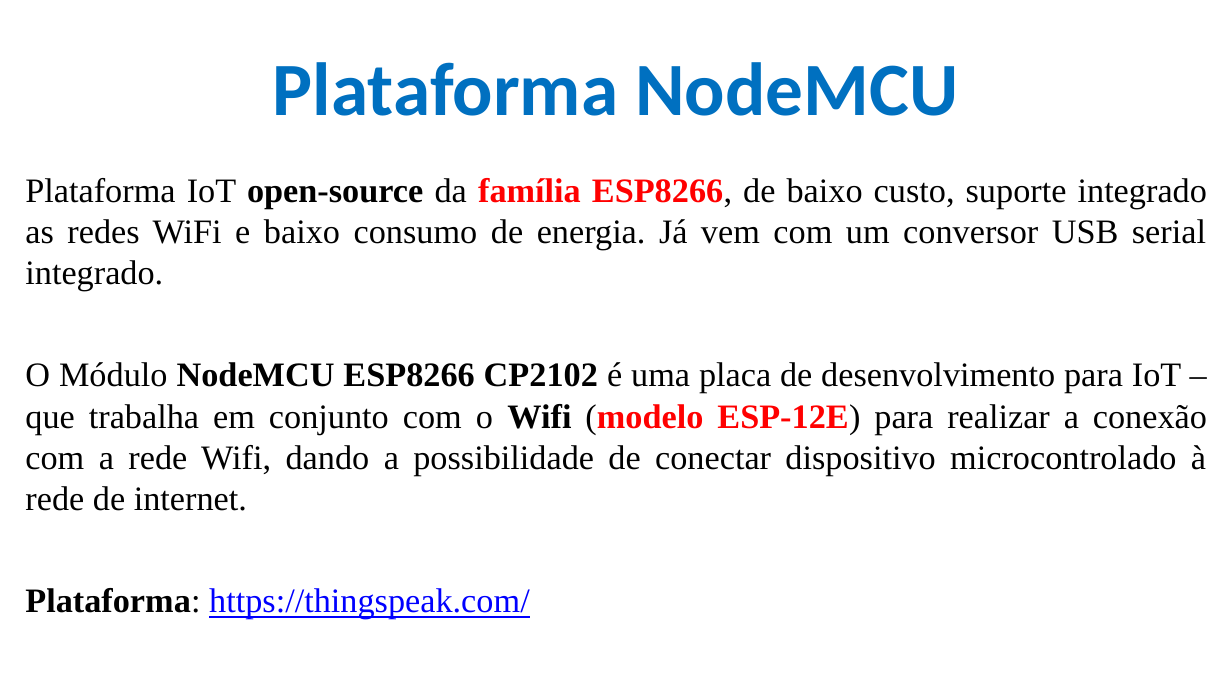
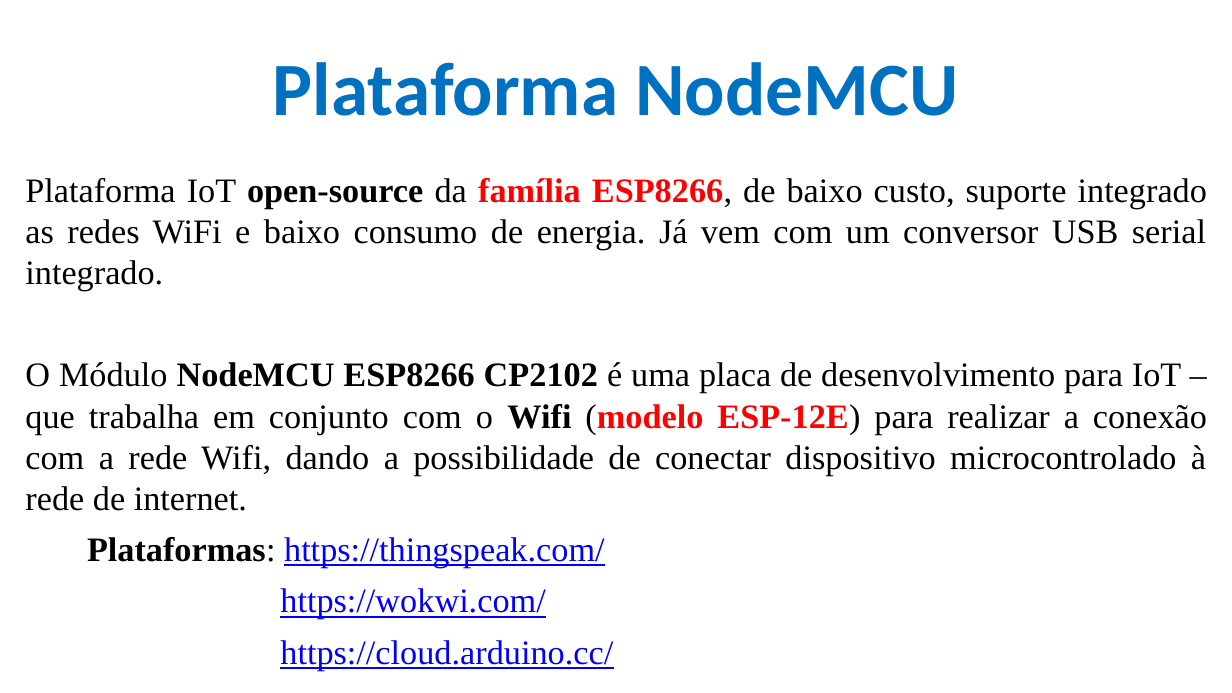
Before and after one commit to CloudEducationBrazil/WydenArea1AplicacaoCloudIndustria40Python, a slide deck: slide 3 of 01 Classes/Aula 05 - Aplicação Cloud Indústria 40 Python IoT Plataforma Nodemcu.pptx. Drawn at 1232x693 pixels with LibreOffice and Linux fonts; fonts in the diff are those of the drawing; background and template pictures are left out. Boxes give left, top, right and bottom in pixels: in the first picture for what was removed or moved away, otherwise in the second. Text is boxed around its words. In the diff, an @@ line names an element or a change of style, - is before the commit and + after.

```diff
--- a/01 Classes/Aula 05 - Aplicação Cloud Indústria 40 Python IoT Plataforma Nodemcu.pptx
+++ b/01 Classes/Aula 05 - Aplicação Cloud Indústria 40 Python IoT Plataforma Nodemcu.pptx
@@ text at (x1=87, y1=537, x2=613, y2=671): text changed @@
-Plataforma: https://thingspeak.com/
+Plataformas: https://thingspeak.com/
+https://wokwi.com/
+https://cloud.arduino.cc/
```
Also in this commit, not shown: 1 other slide changed.
